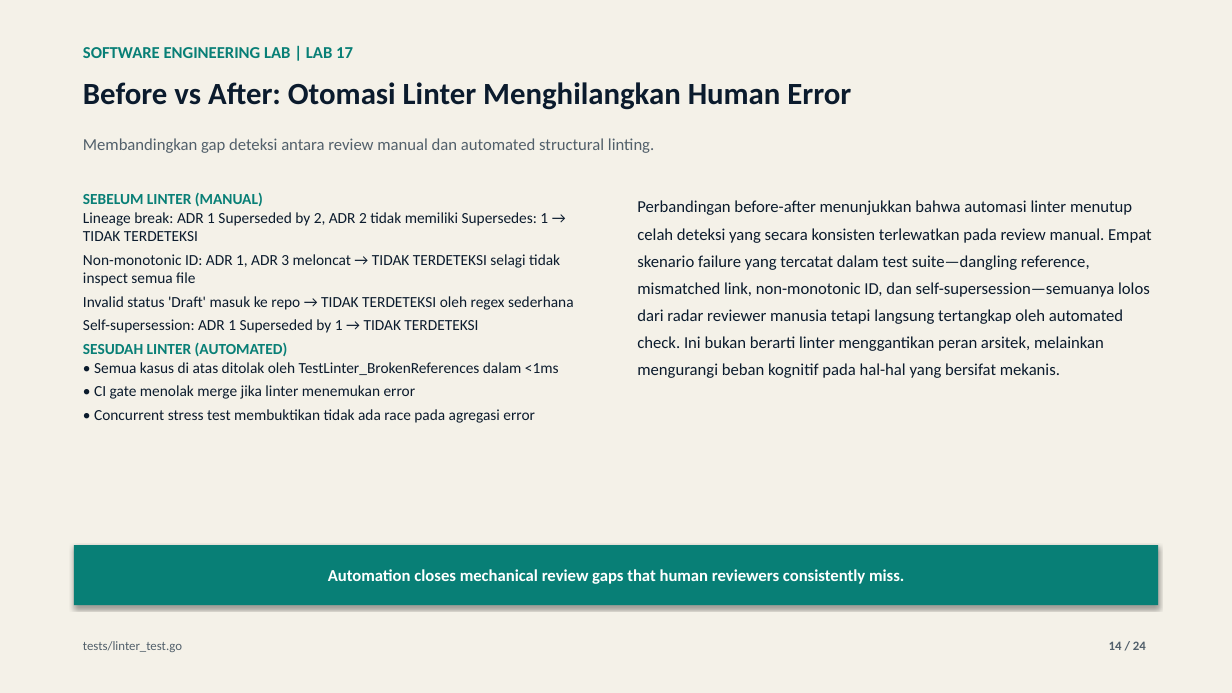
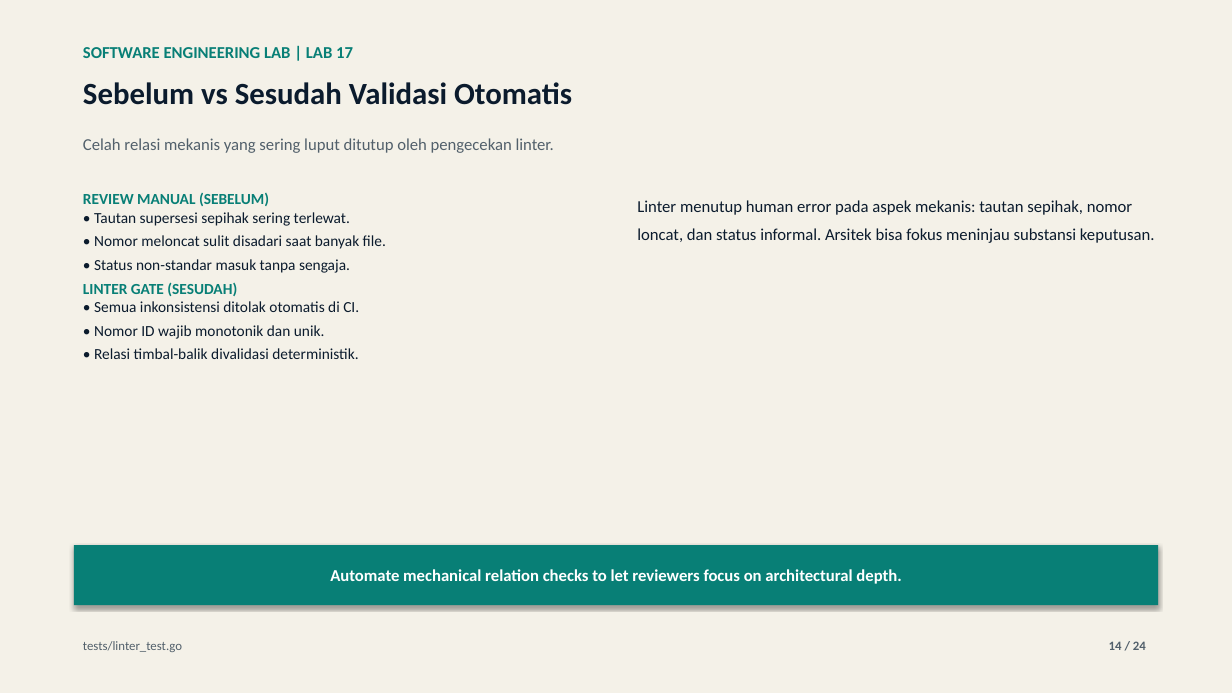
Before and after one commit to lukman-ss/software-engineering-lab, a slide deck: slide 14 of labs/17-architecture-decision-record/result/linkedin/lab-17-architecture-decision-record-carousel.pptx. Drawn at 1232x693 pixels with LibreOffice and Linux fonts; fonts in the diff are those of the drawing. Boxes give left, top, right and bottom in pixels: in the first picture for what was removed or moved away, otherwise in the second. Text is boxed around its words. In the diff, an @@ line names an element or a change of style, - is before the commit and + after.

```diff
--- a/labs/17-architecture-decision-record/result/linkedin/lab-17-architecture-decision-record-carousel.pptx
+++ b/labs/17-architecture-decision-record/result/linkedin/lab-17-architecture-decision-record-carousel.pptx
@@ text at <box>83,82,572,105</box>: text changed @@
-Before vs After: Otomasi Linter Menghilangkan Human Error
+Sebelum vs Sesudah Validasi Otomatis
@@ text at <box>83,138,554,153</box>: text changed @@
-Membandingkan gap deteksi antara review manual dan automated structural linting.
+Celah relasi mekanis yang sering luput ditutup oleh pengecekan linter.
@@ text at <box>83,193,386,359</box>: text changed @@
-SEBELUM LINTER (MANUAL)
-Lineage break: ADR 1 Superseded by 2, ADR 2 tidak memiliki Supersedes: 1 → TIDAK TERDETEKSI
-Non-monotonic ID: ADR 1, ADR 3 meloncat → TIDAK TERDETEKSI selagi tidak inspect semua file
-Invalid status 'Draft' masuk ke repo → TIDAK TERDETEKSI oleh regex sederhana
-Self-supersession: ADR 1 Superseded by 1 → TIDAK TERDETEKSI
-SESUDAH LINTER (AUTOMATED)
-• Semua kasus di atas ditolak oleh TestLinter_BrokenReferences dalam <1ms
-• CI gate menolak merge jika linter menemukan error
-• Concurrent stress test membuktikan tidak ada race pada agregasi error
+REVIEW MANUAL (SEBELUM)
+• Tautan supersesi sepihak sering terlewat.
+• Nomor meloncat sulit disadari saat banyak file.
+• Status non-standar masuk tanpa sengaja.
+LINTER GATE (SESUDAH)
+• Semua inkonsistensi ditolak otomatis di CI.
+• Nomor ID wajib monotonik dan unik.
+• Relasi timbal-balik divalidasi deterministik.
@@ text at <box>637,200,1155,243</box>: text changed @@
-Perbandingan before-after menunjukkan bahwa automasi linter menutup celah deteksi yang secara konsisten terlewatkan pada review manual. Empat skenario failure yang tercatat dalam test suite—dangling reference, mismatched link, non-monotonic ID, dan self-supersession—semuanya lolos dari radar reviewer manusia tetapi langsung tertangkap oleh automated check. Ini bukan berarti linter menggantikan peran arsitek, melainkan mengurangi beban kognitif pada hal-hal yang bersifat mekanis.
+Linter menutup human error pada aspek mekanis: tautan sepihak, nomor loncat, dan status informal. Arsitek bisa fokus meninjau substansi keputusan.
@@ text in rectangle at <box>330,569,901,584</box>: text changed @@
-Automation closes mechanical review gaps that human reviewers consistently miss.
+Automate mechanical relation checks to let reviewers focus on architectural depth.
```
Also in this commit, not shown: 21 other slides changed, 5 other files.
